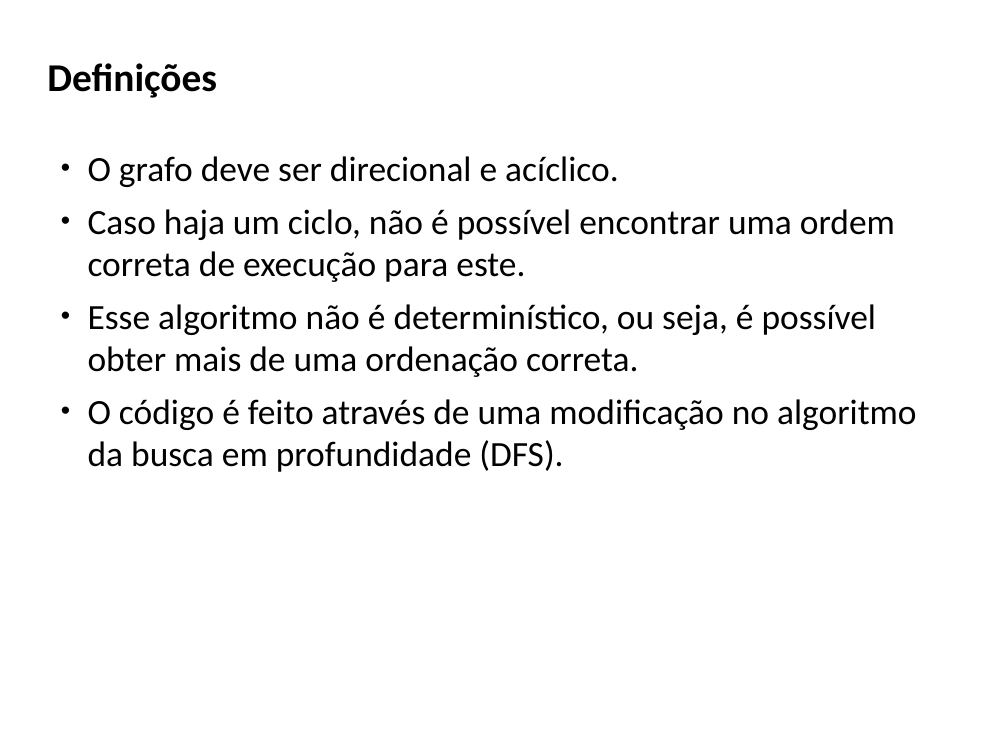
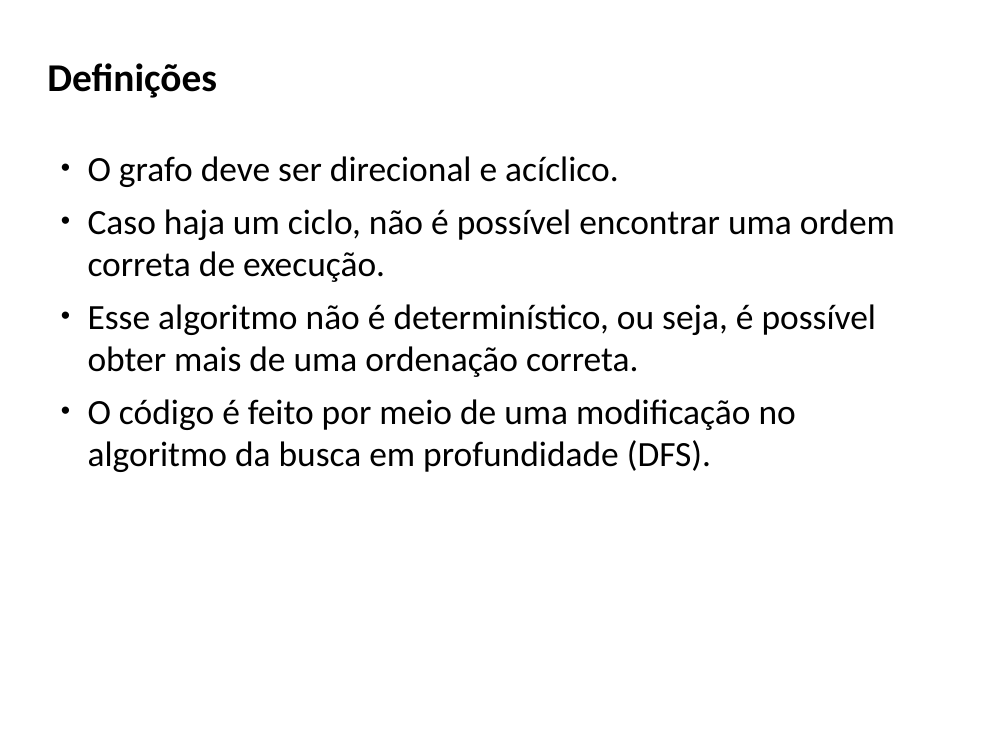
Before and after one commit to joaovictorferro/Projeto-Huffman, a slide deck: slide 4 of Slides-TopologicalSort.pptx. Drawn at 1008x756 pixels with LibreOffice and Linux fonts; fonts in the diff are those of the drawing; background and template pictures are left out. Boxes give left, top, right and bottom in pixels: in the first picture for what was removed or moved away, otherwise in the second. Text is boxed around its words. In the diff, an @@ line names an element or a change of style, - is before the commit and + after.

Commit message:
up

```diff
--- a/Slides-TopologicalSort.pptx
+++ b/Slides-TopologicalSort.pptx
@@ text at (x1=88, y1=209, x2=895, y2=282): text changed @@
-• Caso haja um ciclo, não é possível encontrar uma ordem correta de execução para este.
+• Caso haja um ciclo, não é possível encontrar uma ordem correta de execução.
@@ text at (x1=88, y1=399, x2=796, y2=472): text changed @@
-• O código é feito através de uma modificação no algoritmo da busca em profundidade (DFS).
+• O código é feito por meio de uma modificação no algoritmo da busca em profundidade (DFS).
```
Also in this commit, not shown: 1 slide added.
